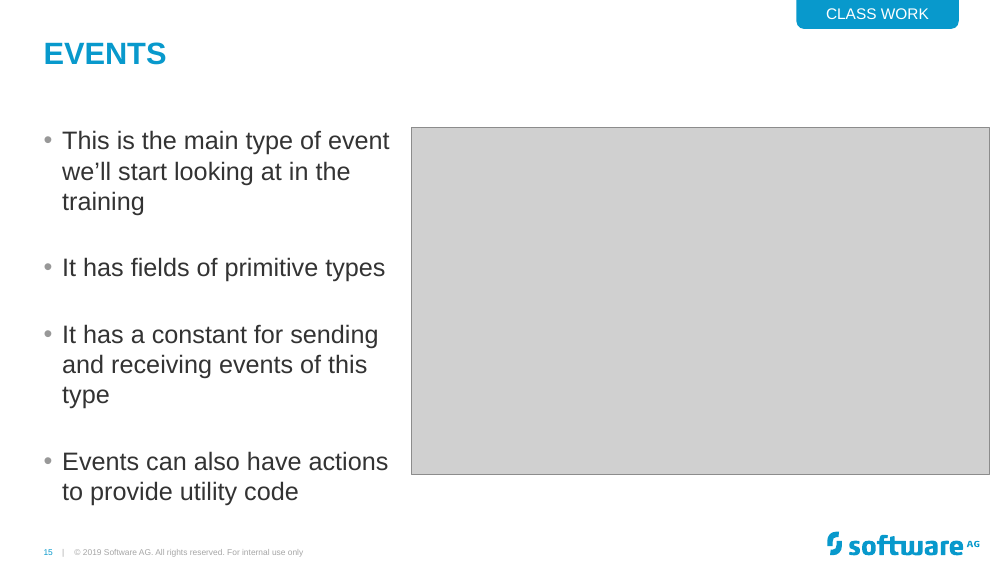
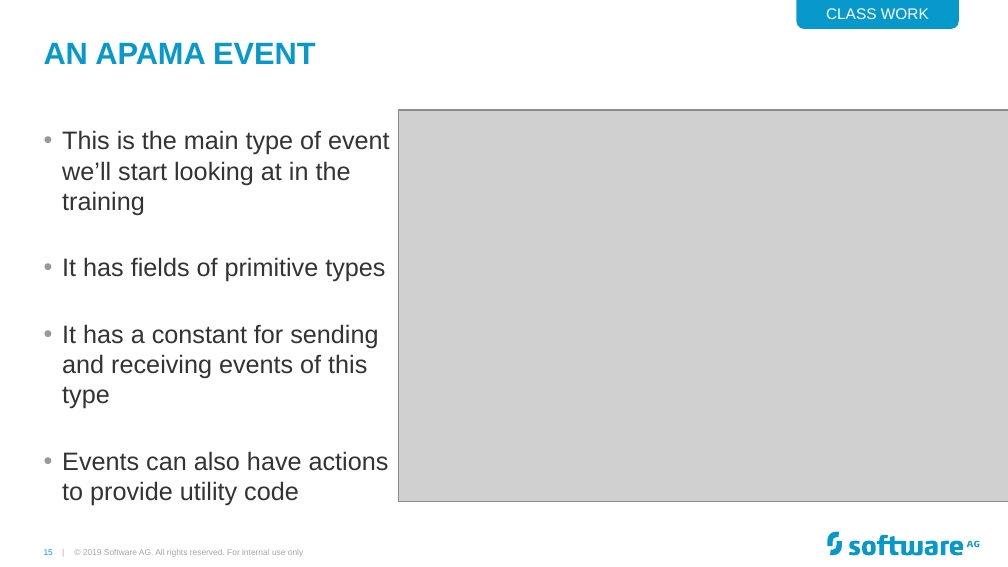
Before and after one commit to Cumulocity-IoT/apama-streaming-analytics-intro-training, a slide deck: slide 15 of Apama GAP Training.pptx. Drawn at 1008x567 pixels with LibreOffice and Linux fonts; fonts in the diff are those of the drawing; grey boxes stand for pictures; background and template pictures are left out. Boxes give left, top, right and bottom in pixels: in the first picture for what was removed or moved away, otherwise in the second. Text is boxed around its words. In the diff, an @@ line names an element or a change of style, - is before the commit and + after.

```diff
--- a/Apama GAP Training.pptx
+++ b/Apama GAP Training.pptx
@@ title at [44, 42, 315, 64]: text changed @@
-EVENTS
+AN APAMA EVENT
@@ picture: place and size @@
-picture at [411, 128, 990, 475]
+picture at [398, 110, 1008, 501]
```
Also in this commit, not shown: 20 other slides changed, 2 slides added.
